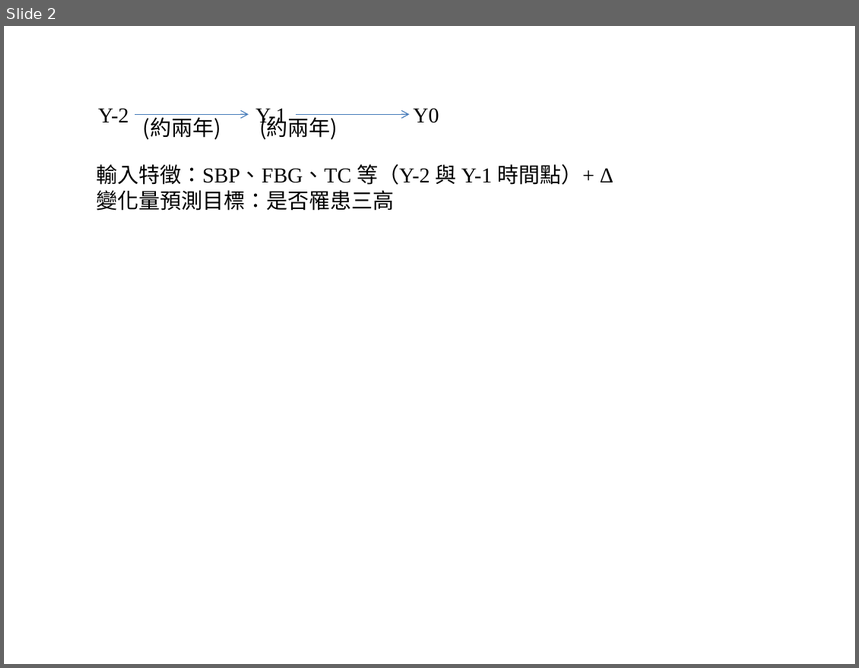
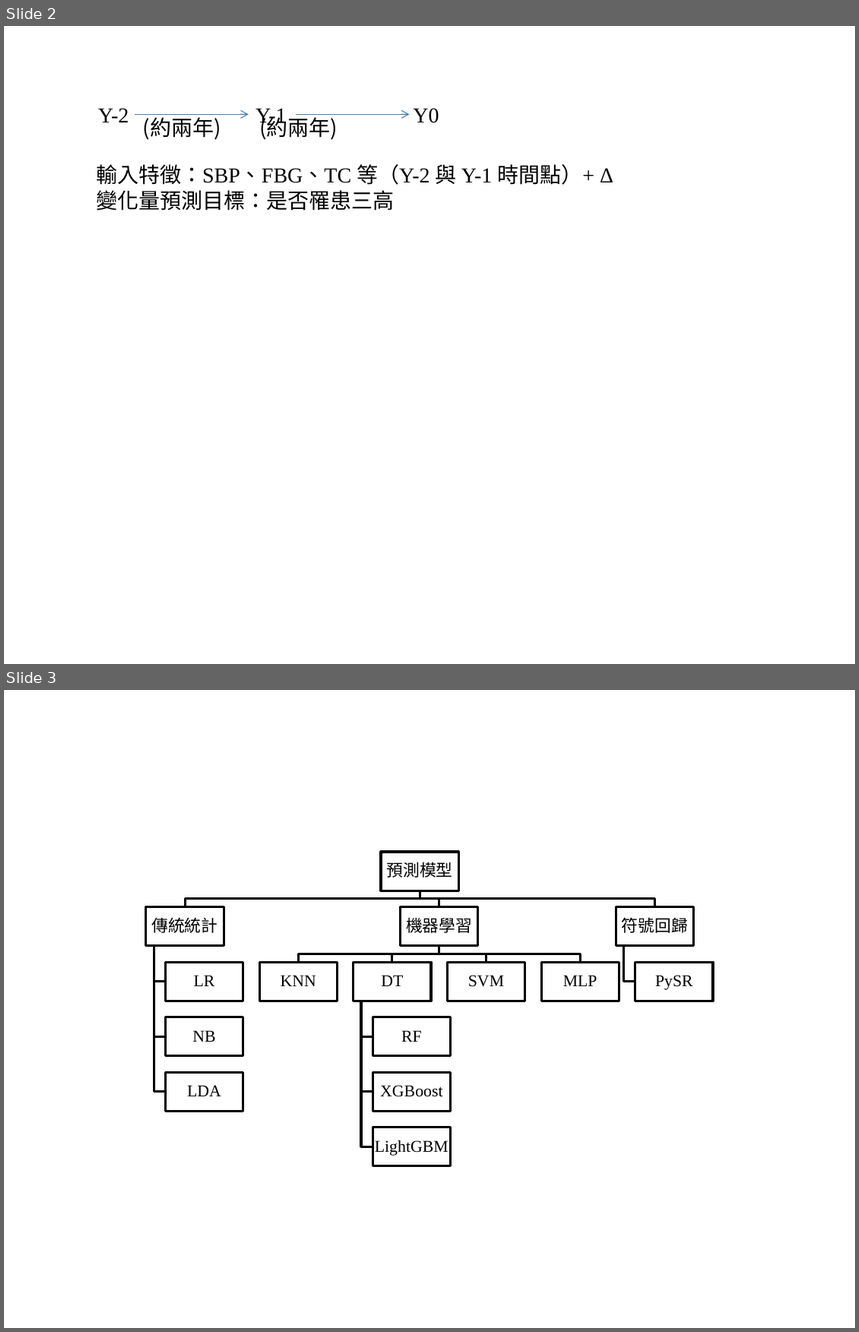
Before and after one commit to joechiboo/RiskPrediction-3H, a slide deck: docs/00_thesis/figures/論文流程圖.pptx. Shown one above the other, each under a label of ours: slide 2 before the commit, slides 2 and 3 after it. The pictures are 859x668 and 859x1332 pixels, drawn with LibreOffice and Linux fonts; fonts in the diff are those of the drawing. Boxes give left, top, right and bottom in pixels: in the first picture for what was removed or moved away, otherwise in the second. Text is boxed around its words. In the diff, an @@ line names an element or a change of style, - is before the commit and + after.

```diff
--- a/docs/00_thesis/figures/論文流程圖.pptx
+++ b/docs/00_thesis/figures/論文流程圖.pptx
@@ slide 3 added at [4,690,855,1328], background #FFFFFF @@
@@ group added at [146,852,713,1167]: 15 rectangles, 15 texts, 14 freeform shapes @@
+預測模型
+傳統統計
+LR
+NB
+LDA
+機器學習
+KNN
+DT
+RF
+XGBoost
+LightGBM
+SVM
+MLP
+符號回歸
+PySR
```
Also in this commit, not shown: 10 other files.
